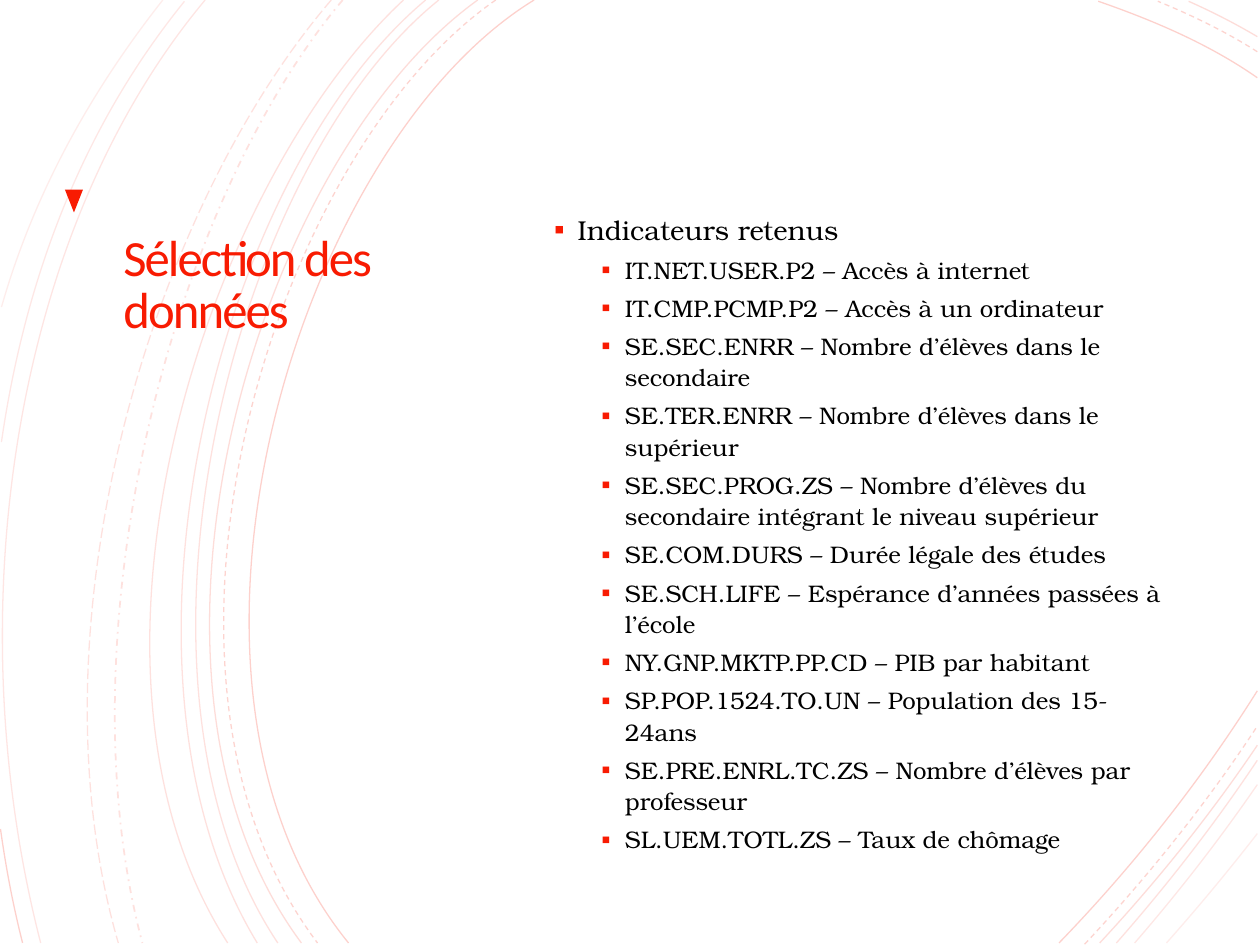
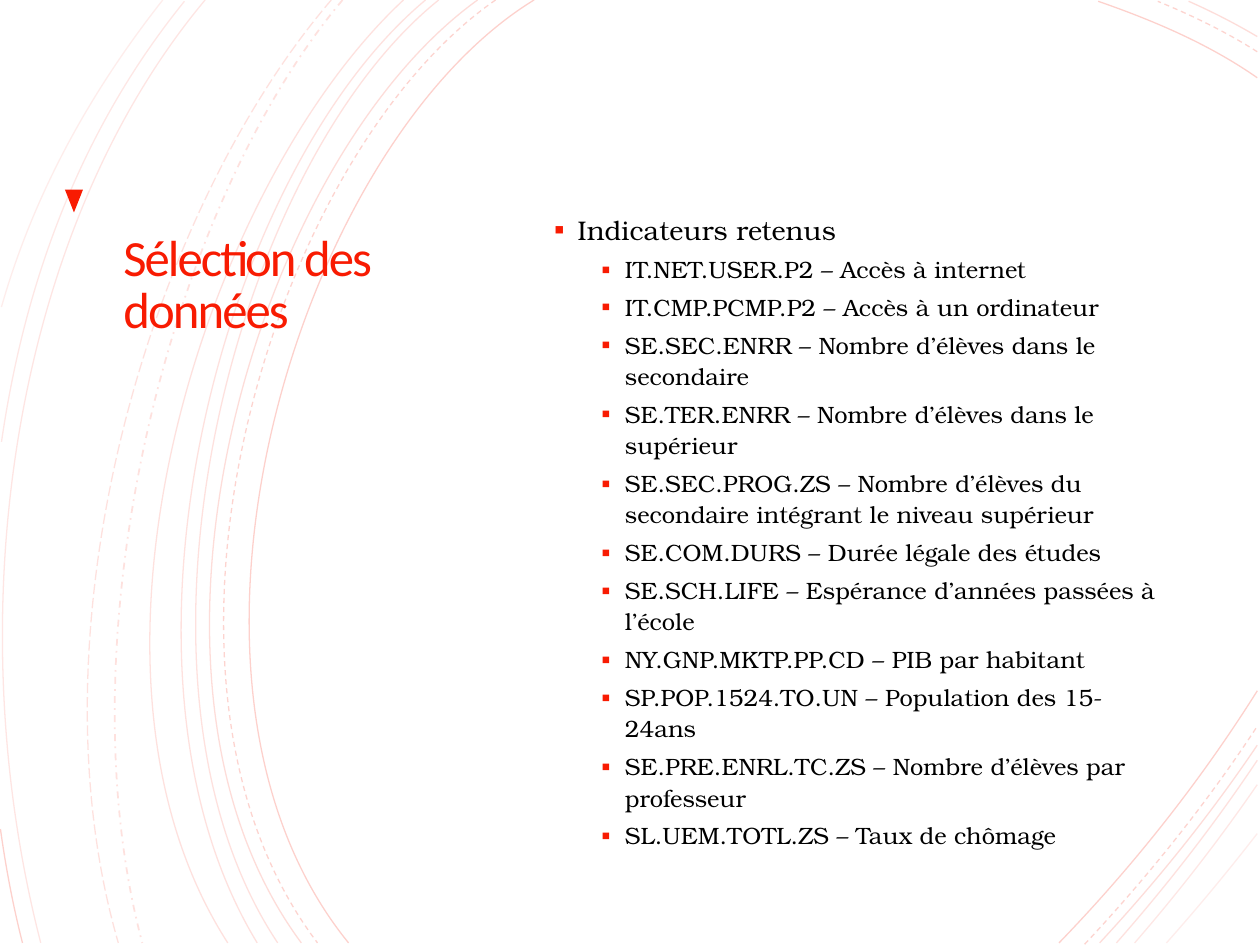
Before and after one commit to lalende/OpenClassRooms-Certification-Data-Scientist, a slide deck: slide 11 of Projet 2 - Analysez des données de systèmes éducatifs/Projet 2.pptx (slide 10 before the commit). Drawn at 1260x945 pixels with LibreOffice and Linux fonts; fonts in the diff are those of the drawing. Boxes give left, top, right and bottom in pixels: in the first picture for what was removed or moved away, otherwise in the second. Text is boxed around its words. In the diff, an @@ line names an element or a change of style, - is before the commit and + after.

```diff
--- a/Projet 2 - Analysez des données de systèmes éducatifs/Projet 2.pptx
+++ b/Projet 2 - Analysez des données de systèmes éducatifs/Projet 2.pptx
@@ text "Indicateurs retenus" at (578, 220, 1155, 850): size 15.6 to 15.5 pt in "Indicateurs retenus"; size 13.7 to 13.5 pt @@
@@ freeform shape at (1085, 727, 1257, 944): outline redrawn @@
```
Also in this commit, not shown: 17 other slides changed, 1 slide added.
